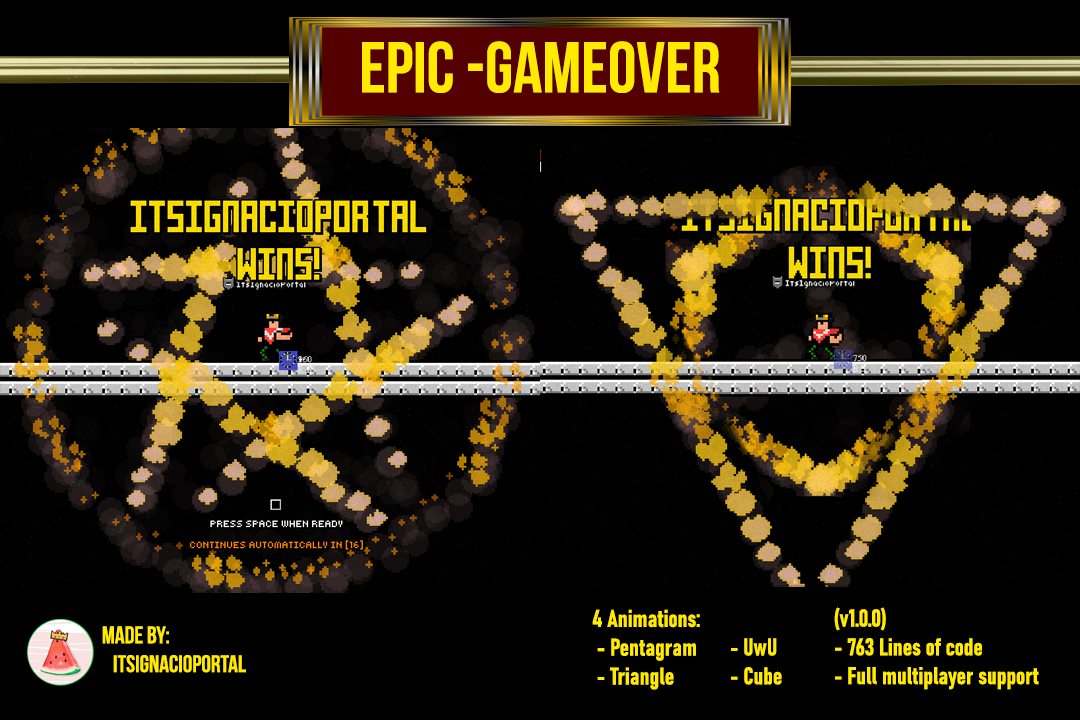
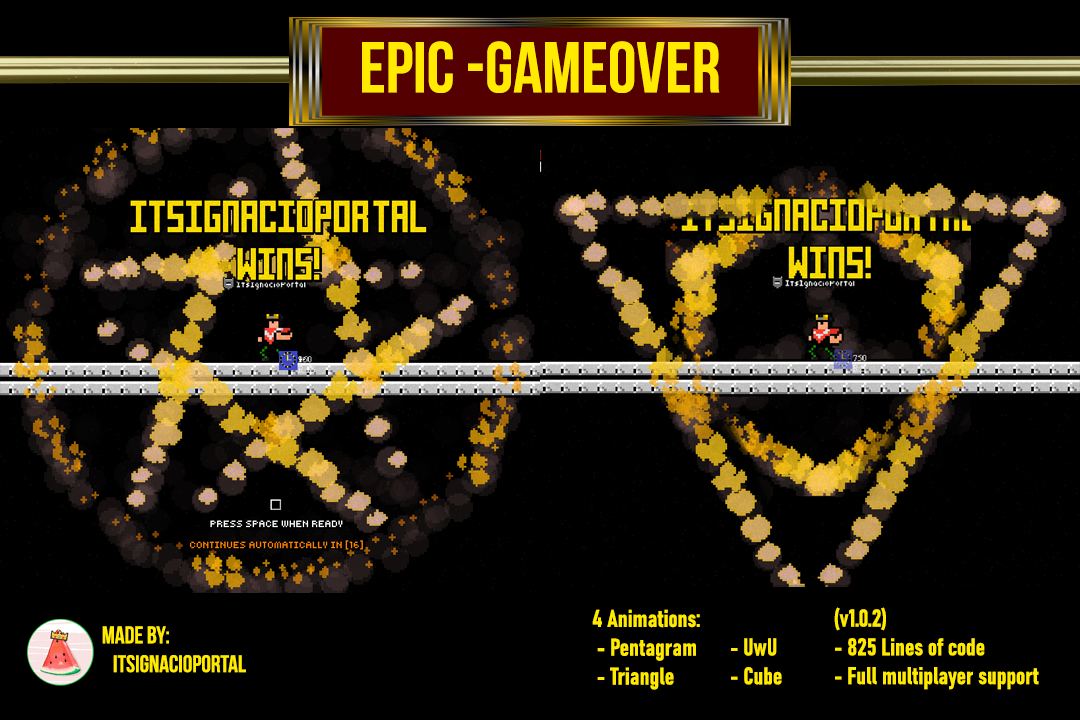
Comparing the layer stacks of the two w=1080, h=720 images. Changes:
renamed "(v1.0.0) - 763 Lines of code - Full multiplayer support" to "(v1.0.2) - 825 Lines of code - Full multiplayer support", painted on it over [847, 607, 985, 656]
